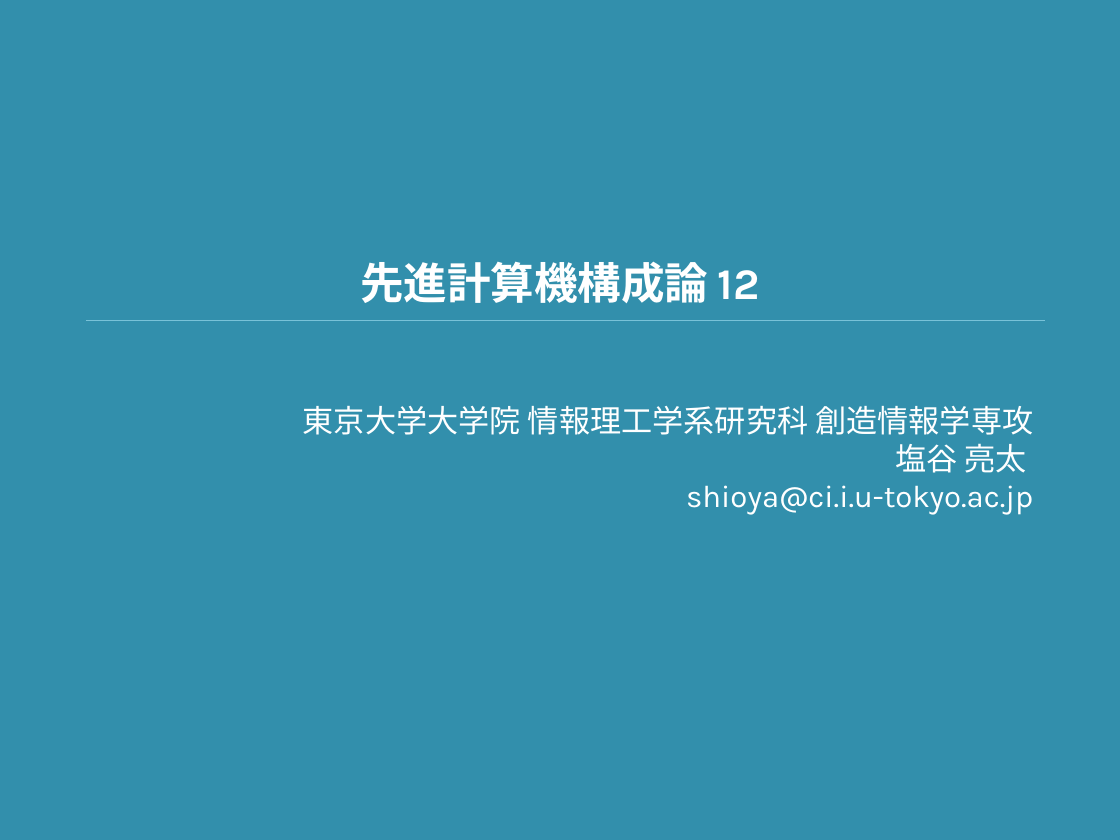
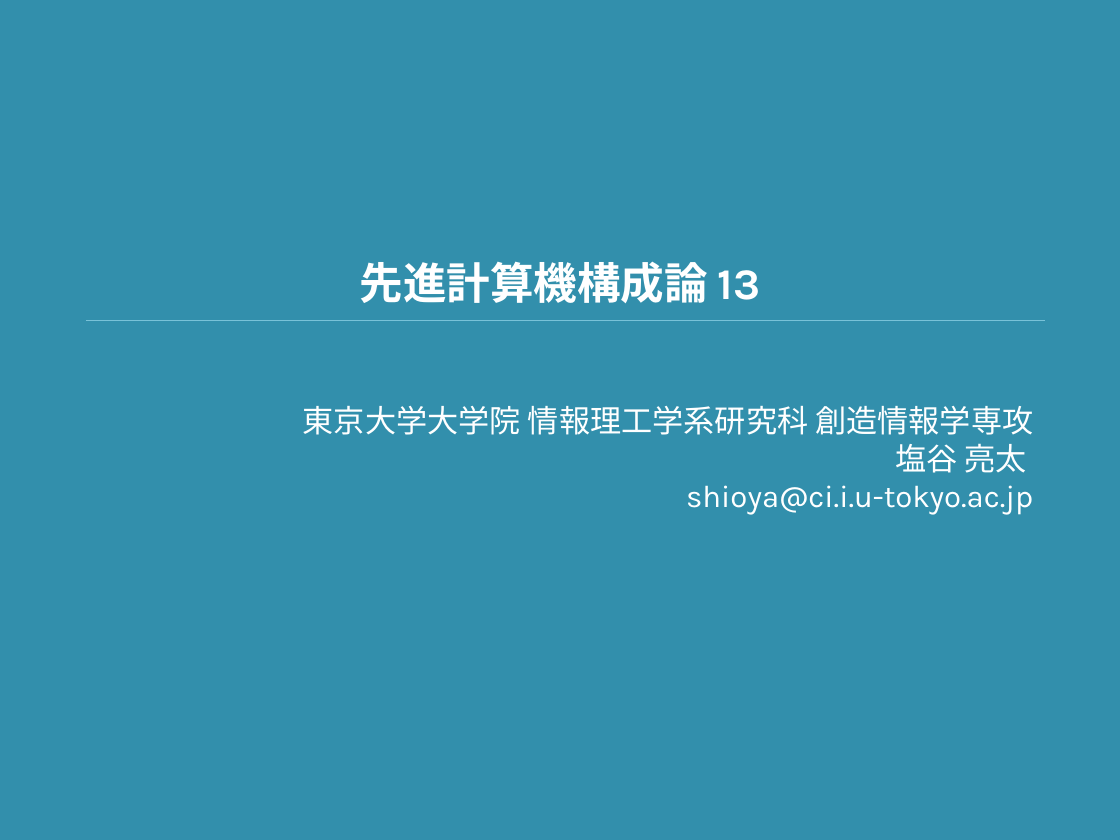
Before and after one commit to shioyadan/advanced-computer-organization, a slide deck: slide 1 of aco-shioya-13.pptx. Drawn at 1120x840 pixels with LibreOffice and Linux fonts; fonts in the diff are those of the drawing. Boxes give left, top, right and bottom in pixels: in the first picture for what was removed or moved away, otherwise in the second. Text is boxed around its words. In the diff, an @@ line names an element or a change of style, - is before the commit and + after.

```diff
--- a/aco-shioya-13.pptx
+++ b/aco-shioya-13.pptx
@@ title at box(360, 261, 761, 303): text changed @@
-先進計算機構成論 12
+先進計算機構成論 13
```
Also in this commit, not shown: 15 other slides changed, 8 slides added, 1 other file.
